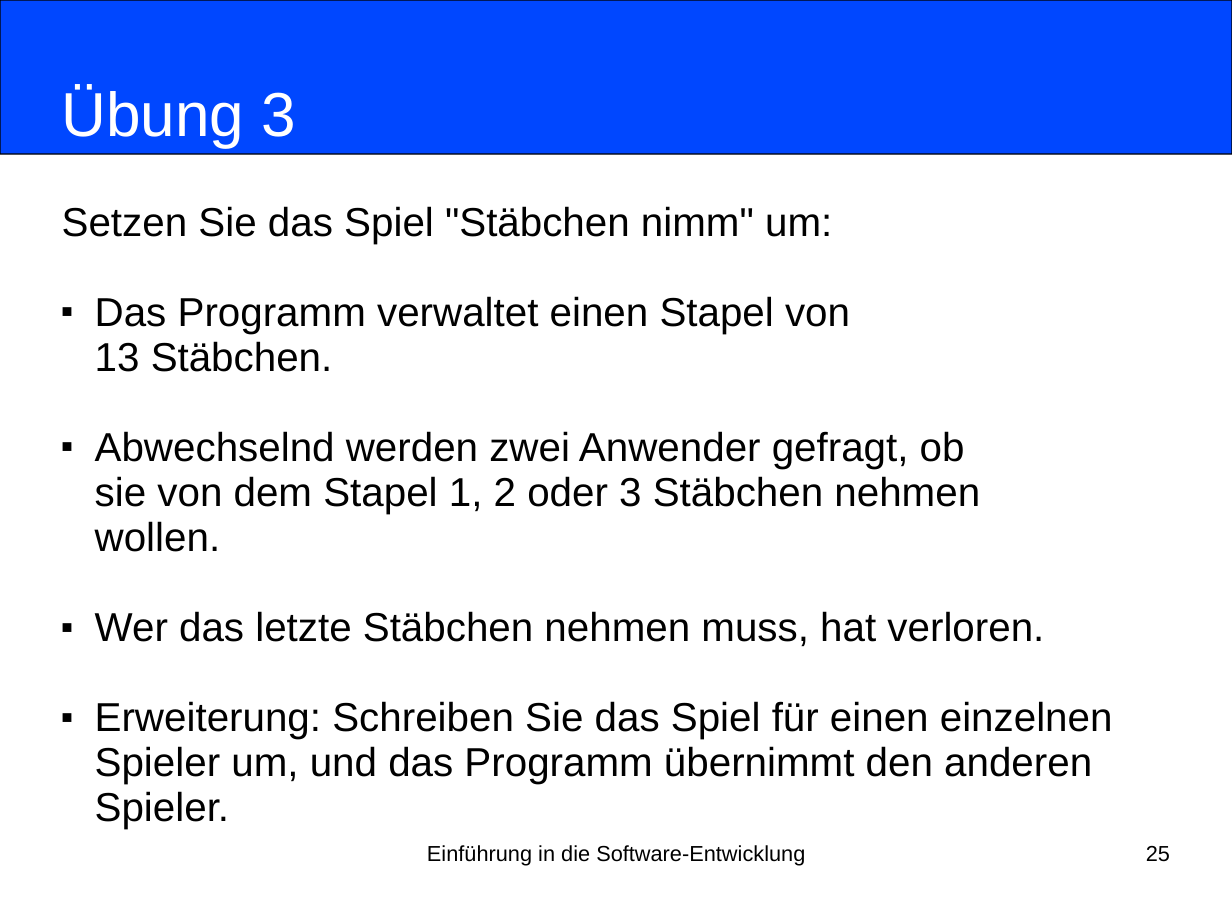
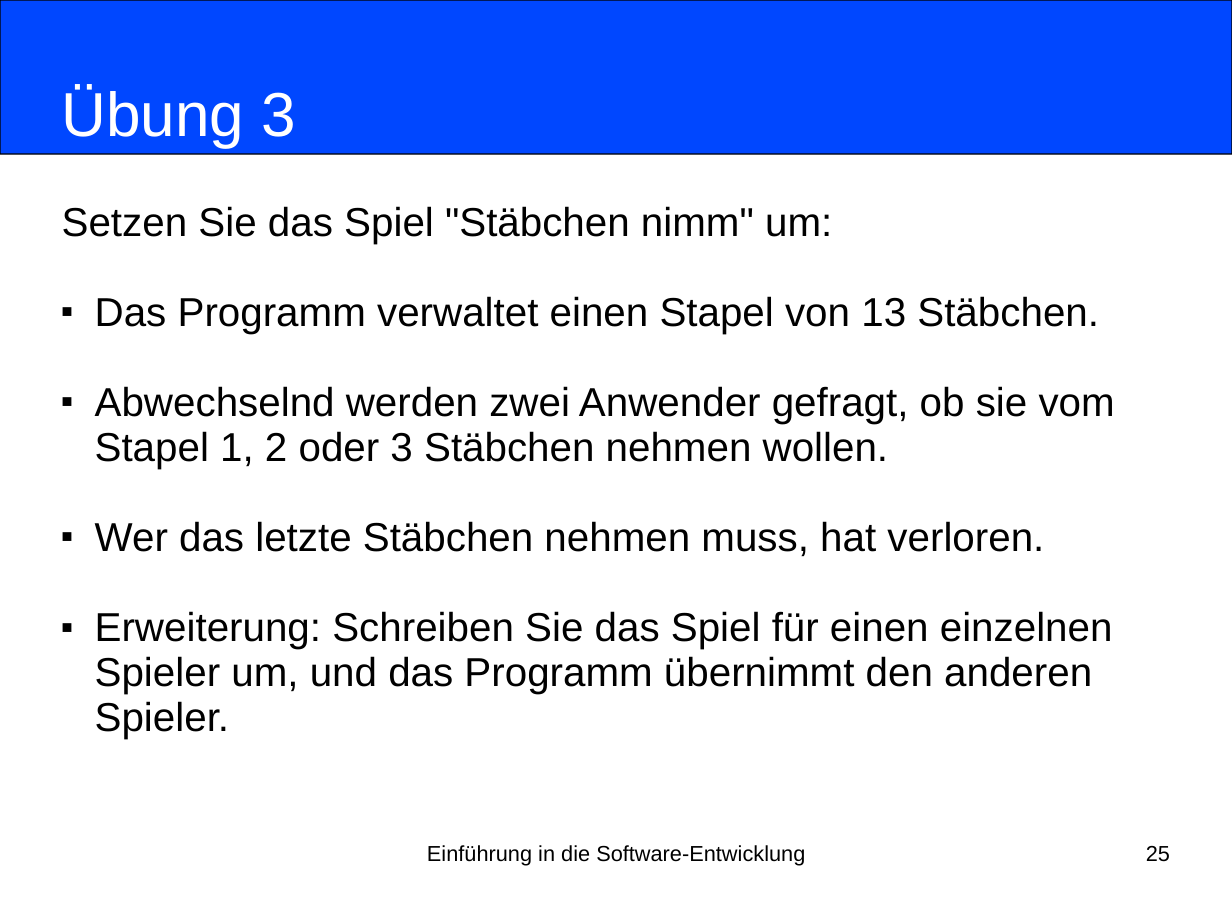
Before and after one commit to nordakademie-einfuehrung-java/vorlesungsskript, a slide deck: slide 25 of folien/Semester_03_Termin_09_Kapitel08.pptx. Drawn at 1232x924 pixels with LibreOffice and Linux fonts; fonts in the diff are those of the drawing. Boxes give left, top, right and bottom in pixels: in the first picture for what was removed or moved away, otherwise in the second. Text is boxed around its words. In the diff, an @@ line names an element or a change of style, - is before the commit and + after.

```diff
--- a/folien/Semester_03_Termin_09_Kapitel08.pptx
+++ b/folien/Semester_03_Termin_09_Kapitel08.pptx
@@ subtitle at [95, 386, 1115, 469]: text changed @@
-■ Abwechselnd werden zwei Anwender gefragt, ob
-  sie von dem Stapel 1, 2 oder 3 Stäbchen nehmen
-  wollen.
+■ Abwechselnd werden zwei Anwender gefragt, ob sie vom Stapel 1, 2 oder 3 Stäbchen nehmen wollen.
```
Also in this commit, not shown: 2 other slides changed.
